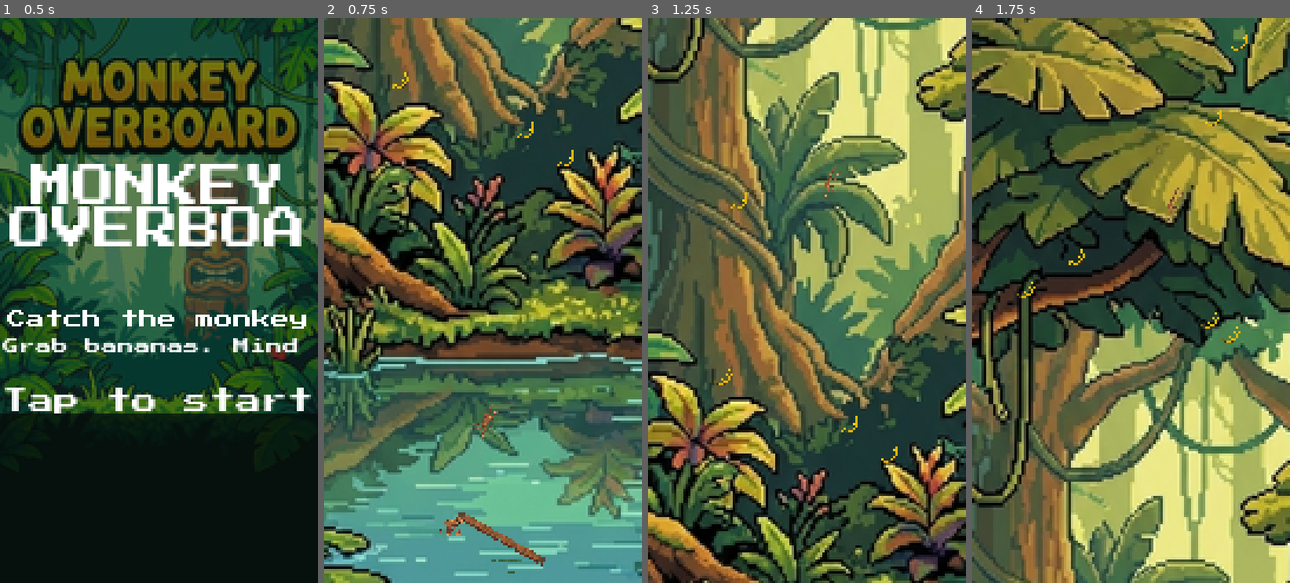
Above: before the commit, frames 1-4 (left to right).
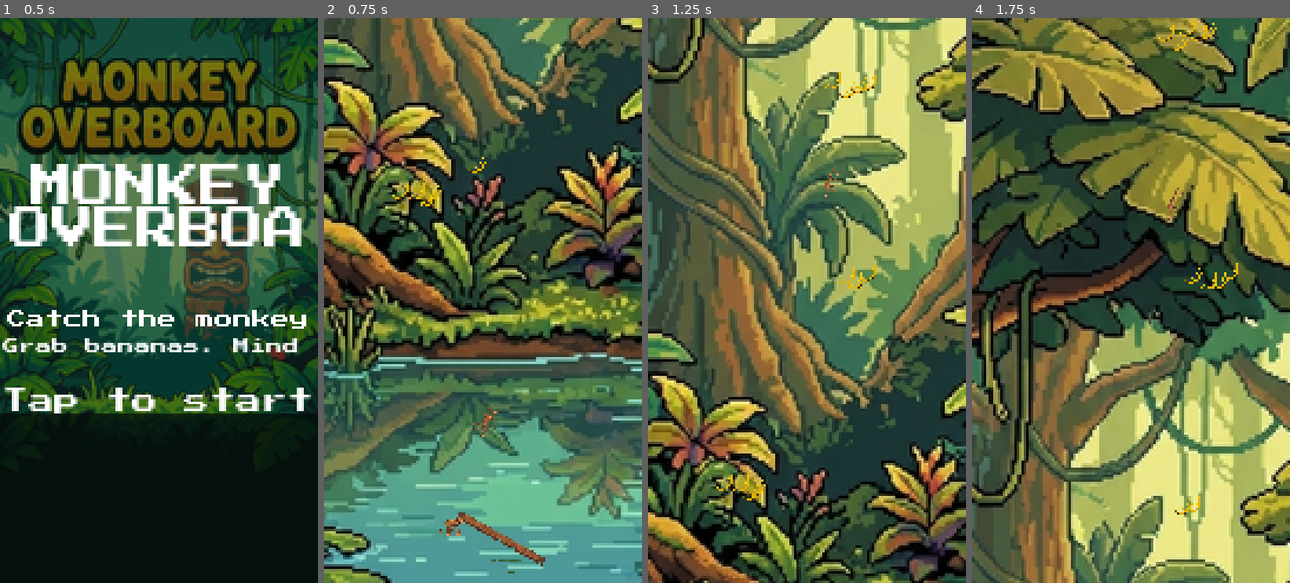
Above: after the commit, the same moments.

Repository: champrt78/monkey-overboard
Game: Godot game, scene res://main.tscn
Two runs of this game, one before a commit and one after it. Both use one fixed random seed, a clock stepped at 60 frames per second and the inputs below.
Inputs (mouse positions are in pixels of both pictures, inside the frame that each line leads up to):
- Up to frame 1 (0.5 s): no input
- Up to frame 2 (0.75 s): tap Enter at 0.5 s; move the mouse to (552, 272) at 0.52 s; hold Right from 0.53 s (still down); click (552, 272) at 0.67 s
- Up to frame 3 (1.25 s): keep holding Right
- Up to frame 4 (1.75 s): release Right at 1.25 s; drag from (1067, 328) to (1115, 413) at 1.27 s

Frame 1 is identical in both runs. In frame 2, 0.3% of the frame differs, in the area x 21-79%, y 9-34%; in frame 3, 0.5%; in frame 4, 0.6%, in the area x 14-87%, y 0-88%.

Commit message:
feat(bananas): bunches on branches + increased count

Diff:
--- a/godot/main.gd
+++ b/godot/main.gd
@@ -22,10 +22,10 @@
 const DRIFT_PER_LEVEL := 4.5
 const DRIFT_MAX := 57.0
 const BANANA_R := 4.0
-const BANANA_BASE := 12
-const BANANA_PER_LEVEL := 3
-const BANANA_Y_MIN := 108.0
-const BANANA_Y_MAX := 645.0
+const BANANA_BASE := 24
+const BANANA_PER_LEVEL := 6
+const BANANA_Y_MIN := 60.0
+const BANANA_Y_MAX := 620.0
 const GATOR_Y_OFFSET := 7.5
 const GATOR_PATROL_SPEED := 14.0
 const GATOR_DASH_SPEED := 190.0
@@ -154,10 +154,35 @@
 		child.queue_free()
 	bananas = []
 	var count := BANANA_BASE + BANANA_PER_LEVEL * (level - 1)
-	var margin := 12.0
-	for i in count:
+
+	var bunch_count: int = maxi(4, count / 4)
+	var row_step: float = (BANANA_Y_MAX - BANANA_Y_MIN) / float(bunch_count)
+	var margin := 14.0
+
+	for i in bunch_count:
+		var row_y: float = BANANA_Y_MIN + i * row_step + randf() * row_step * 0.5
+		var side := 1 if randf() > 0.5 else -1
+		var branch_x := WORLD_W * 0.5 + side * (18.0 + randf() * 22.0)
+		var bunch_size := 3 + (randi() % 3)  # 3-5 bananas per bunch
+		for j in bunch_size:
+			var b := {
+				"x": clamp(branch_x + (j - bunch_size * 0.5) * 5.0 + randf_range(-2.0, 2.0), margin, WORLD_W - margin),
+				"y": row_y + randf_range(-3.0, 3.0),
+				"wobble": randf() * TAU,
+			}
+			var spr := AnimatedSprite2D.new()
+			spr.sprite_frames = BANANA_FRAMES
+			spr.play("default")
+			spr.position = Vector2(b.x, b.y - _cam_y)
+			spr.scale = Vector2(0.5, 0.5)
+			b["spr"] = spr
+			_banana_pool.add_child(spr)
+			bananas.append(b)
+
+	# Fill remaining count with scattered trunk bananas
+	while bananas.size() < count:
 		var b := {
-			"x": margin + randf() * (WORLD_W - margin * 2.0),
+			"x": clamp(WORLD_W * 0.5 + randf_range(-8.0, 8.0), margin, WORLD_W - margin),
 			"y": BANANA_Y_MIN + randf() * (BANANA_Y_MAX - BANANA_Y_MIN),
 			"wobble": randf() * TAU,
 		}
